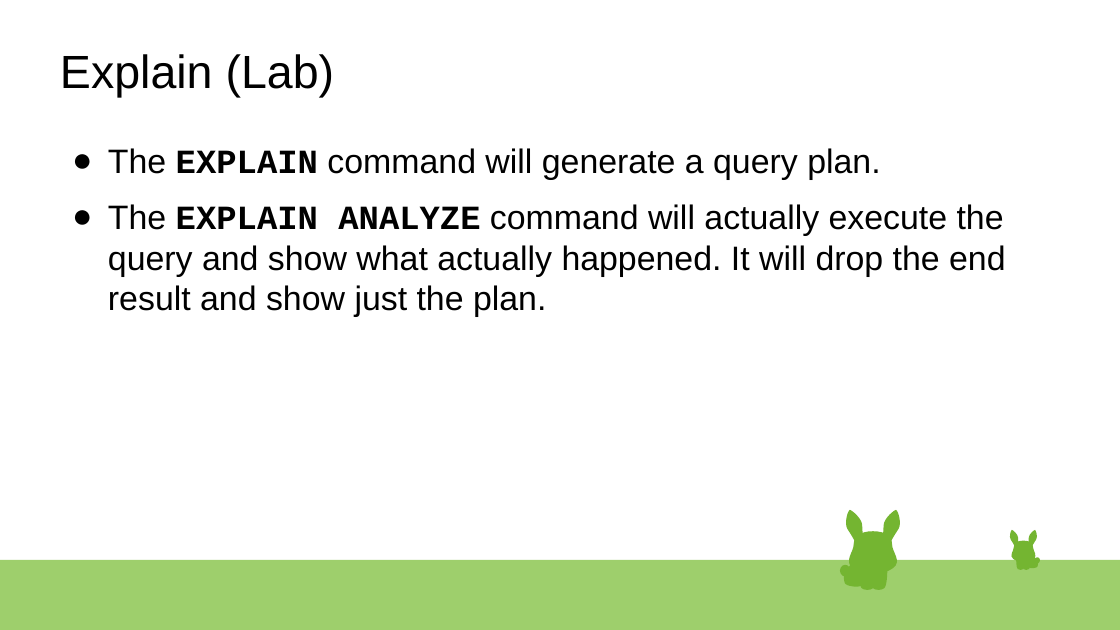
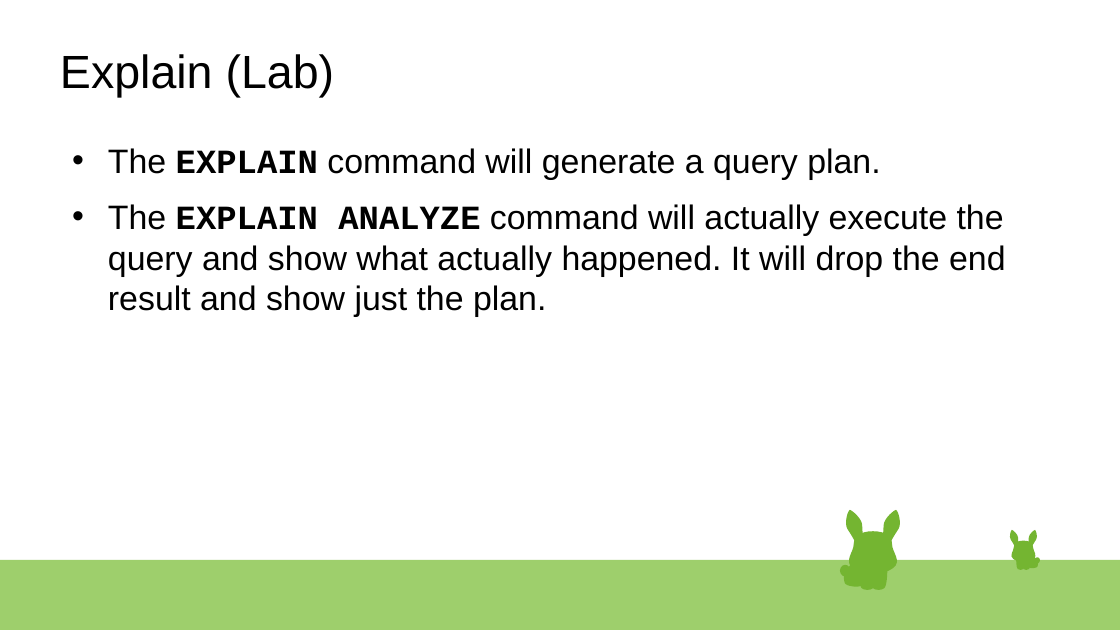
Before and after one commit to rsibanez89/postgres-indexing, a slide deck: slide 15 of Presentation.odp. Drawn at 1120x630 pixels with LibreOffice and Linux fonts; fonts in the diff are those of the drawing. Boxes give left, top, right and bottom in pixels: in the first picture for what was removed or moved away, otherwise in the second. Text is boxed around its words. In the diff, an @@ line names an element or a change of style, - is before the commit and + after.

```diff
--- a/Presentation.odp
+++ b/Presentation.odp
@@ text "The EXPLAIN command will generate ..." at (108,148,1006,317): bullet ● to • @@
```
Also in this commit, not shown: 6 other slides changed, 1 other file.
